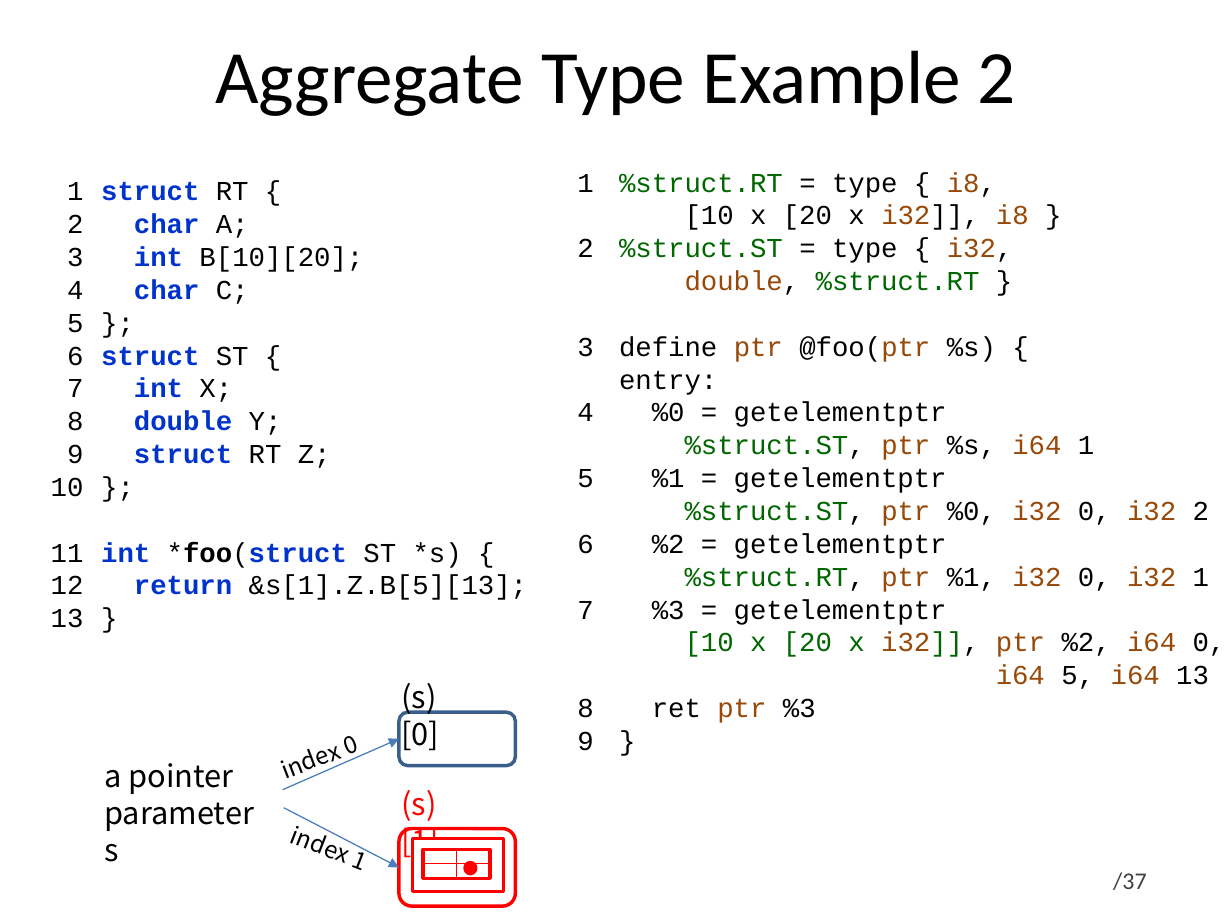
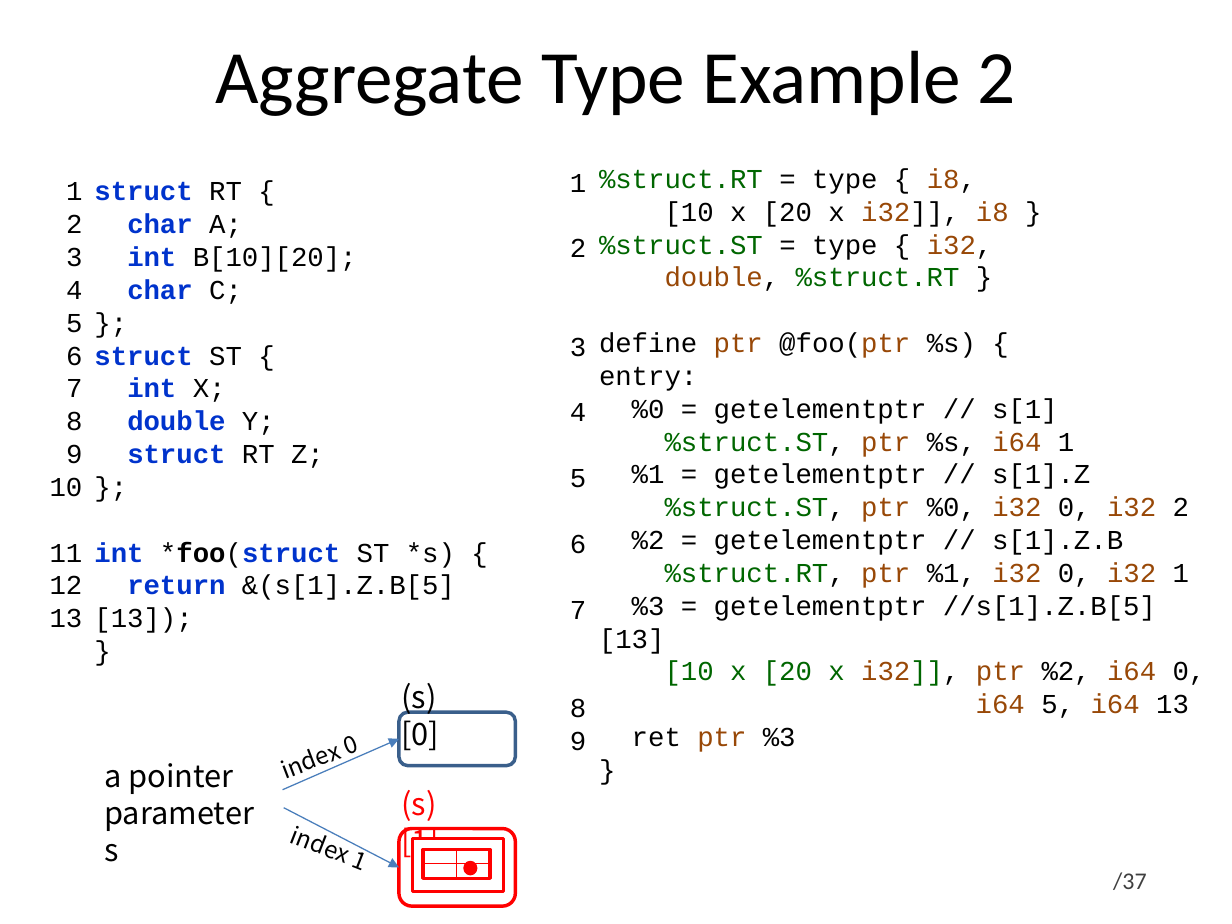
Before and after one commit to swtv-kaist/cs40508-fall26, a slide deck: slide 38 of 3-clang-llvm/lec12-llvm-ir-v5.pptx. Drawn at 1232x924 pixels with LibreOffice and Linux fonts; fonts in the diff are those of the drawing; background and template pictures are left out. Boxes give left, top, right and bottom in pixels: in the first picture for what was removed or moved away, otherwise in the second. Text is boxed around its words. In the diff, an @@ line names an element or a change of style, - is before the commit and + after.

```diff
--- a/3-clang-llvm/lec12-llvm-ir-v5.pptx
+++ b/3-clang-llvm/lec12-llvm-ir-v5.pptx
@@ text "1": place and size @@
-text "1" at [577,174,593,751]
+text "1" at [570,174,586,751]
@@ text "%struct.RT = type { i8, ...": place and size @@
-text "%struct.RT = type { i8, ..." at [619,172,1226,723]
+text "%struct.RT = type { i8, ..." at [599,169,1206,752]
@@ text at [632,398,1090,489]: text changed @@
-%0 = getelementptr
-%struct.ST, ptr %s, i64 1
-%1 = getelementptr
+%0 = getelementptr // s[1]
+%struct.ST, ptr %s, i64 1
+%1 = getelementptr // s[1].Z
@@ text at [632,530,1123,555]: text changed @@
-%2 = getelementptr
+%2 = getelementptr // s[1].Z.B
@@ text at [94,575,455,633]: text changed @@
-return &s[1].Z.B[5][13];
+return &(s[1].Z.B[5][13]);
@@ text at [599,596,1156,654]: text changed @@
-%3 = getelementptr
+%3 = getelementptr //s[1].Z.B[5][13]
```
Also in this commit, not shown: 37 other slides changed, 1 other file.
